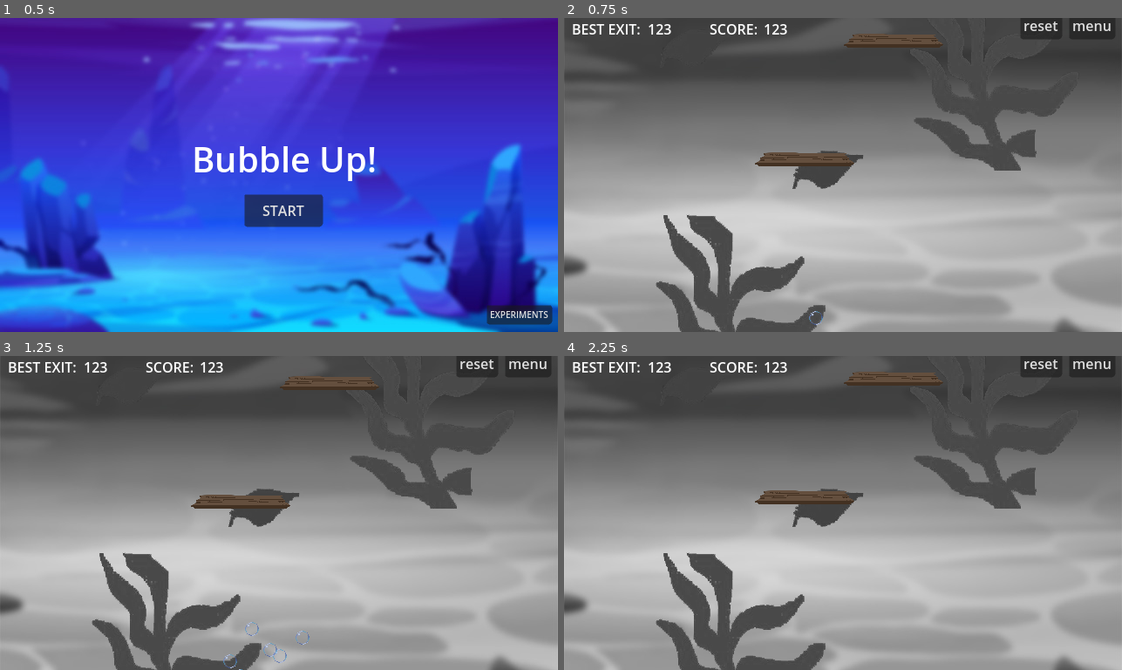
Above: before the commit, frames 1-4 (two rows, left to right).
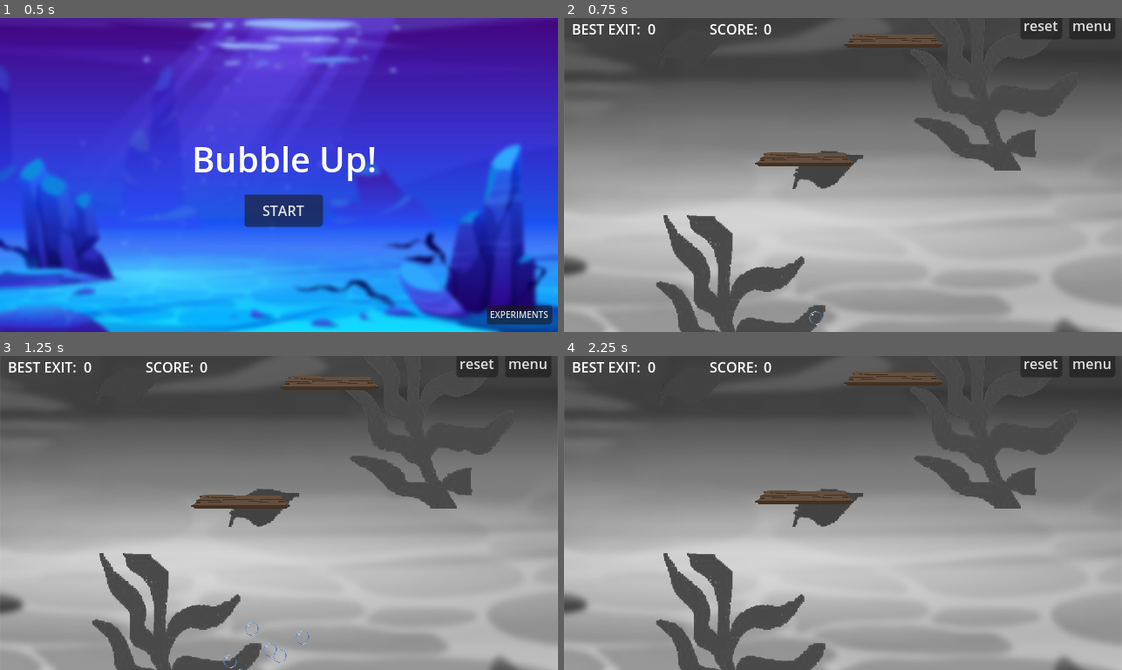
Above: after the commit, the same moments.

Repository: outrightmental/ggj25-bubble-up
Game: Godot game, scene res://scenes/main.tscn
Same seed, same stepped clock (60 frames per second), same inputs: the game is played once before the commit and once after it.
Inputs:
- Up to frame 1 (0.5 s): no input
- Up to frame 2 (0.75 s): click "START" at 0.5 s
- Up to frame 3 (1.25 s): no input
- Up to frame 4 (2.25 s): click "menu" at 1.25 s; click "START" at 2 s

Frame 1 is identical in both runs. In frame 2, 0.2% of the frame differs, in the area x 15-40%, y 1-6%; in frame 3, 0.2%; in frame 4, 0.2%.
Error before the commit: Parse Error: Identifier "UPDATE_SCORE" not declared in the current scope. (res://signals.gd:49)

Commit message:
signal bus

Diff:
--- a/models/bubble/bubble.gd
+++ b/models/bubble/bubble.gd
@@ -93,13 +93,13 @@
 
 # Function to destroy the bubble and spawn the vanish particle effect
 func vanish():
-	Signals.bubble_vanish.emit(mass)
+	SignalBus.bubble_vanish.emit(mass)
 	_destroy()
 
 
 # Function to exit the bubble and vanish it
 func exit():
-	Signals.bubble_exit.emit(mass)
+	SignalBus.bubble_exit.emit(mass)
 	_destroy()
 
 
@@ -131,7 +131,7 @@
 	add_to_group(Global.GROUP_BUBBLES)
 	connect("body_entered", Callable(self, "_on_body_entered"))
 	update_mass(mass)
-	Signals.bubble_spawned.emit(mass)
+	SignalBus.bubble_spawn.emit(mass)
 
 
 # Called when another body enters the collision area
--- a/models/bubble/bubble_emitter.gd
+++ b/models/bubble/bubble_emitter.gd
@@ -12,10 +12,10 @@
 	timer = Timer.new()
 	add_child(timer)
 	timer.wait_time = 1 / spawn_rate
-	timer.connect("timeout", Callable(self, "_on_Timer_timeout"))
+	timer.connect("timeout", Callable(self, "_on_timer_tick"))
 	timer.start()
 
-func _on_Timer_timeout():
+func _on_timer_tick():
 	if current_bubbles < max_bubbles:
 		_spawn_bubble()
 		current_bubbles += 1
--- a/models/hud/hud.gd
+++ b/models/hud/hud.gd
@@ -6,8 +6,8 @@
 
 
 func _ready() -> void:
-	Signals.update_wasted_air_mass.connect(_update_wasted_air_mass)
-	Signals.update_score.connect(_update_score)
+	SignalBus.update_wasted_air_mass.connect(_update_wasted_air_mass)
+	SignalBus.update_score.connect(_update_score)
 
 
 func _update_wasted_air_mass(mass: float) -> void:
--- a/project.godot
+++ b/project.godot
@@ -18,7 +18,7 @@
 [autoload]
 
 Global="*res://global.gd"
-Signals="*res://signals.gd"
+SignalBus="*res://signal_bus.gd"
 
 [display]
 
--- a/scenes/levels/demo.gd
+++ b/scenes/levels/demo.gd
@@ -12,8 +12,8 @@
 	timer.wait_time = camera_position_recompute_interval
 	timer.connect("timeout", Callable(self, "_on_timer_timeout"))
 	timer.start()
-	Signals.update_score.emit(0)
-	Signals.update_wasted_air_mass.emit(0)
+	SignalBus.update_score.emit(0)
+	SignalBus.update_wasted_air_mass.emit(0)
 
 
 func _on_timer_timeout():
--- a/signals.gd
+++ b/signal_bus.gd
@@ -41,11 +41,11 @@
 	#emit_signal(UPDATE_WASTED_AIR_MASS, mass)
 
 
-func _recompute_score():
-	var exited_mass:float = 0
-	for e in air_exit_masses:
-		exited_mass += e
-	var score:float = air_exit_masses.max() if air_exit_masses.size() > 0 else 0
-	emit_signal(UPDATE_SCORE, score)
-	emit_signal(UPDATE_WASTED_AIR_MASS, air_vanished_mass + exited_mass - score)
-	emit_signal(UPDATE_TOTAL_AIR_MASS, air_total_mass)
+# func _recompute_score():
+# 	var exited_mass:float = 0
+# 	for e in air_exit_masses:
+# 		exited_mass += e
+# 	var score:float = air_exit_masses.max() if air_exit_masses.size() > 0 else 0
+# 	emit_signal(UPDATE_SCORE, score)
+# 	emit_signal(UPDATE_WASTED_AIR_MASS, air_vanished_mass + exited_mass - score)
+# 	emit_signal(UPDATE_TOTAL_AIR_MASS, air_total_mass)
